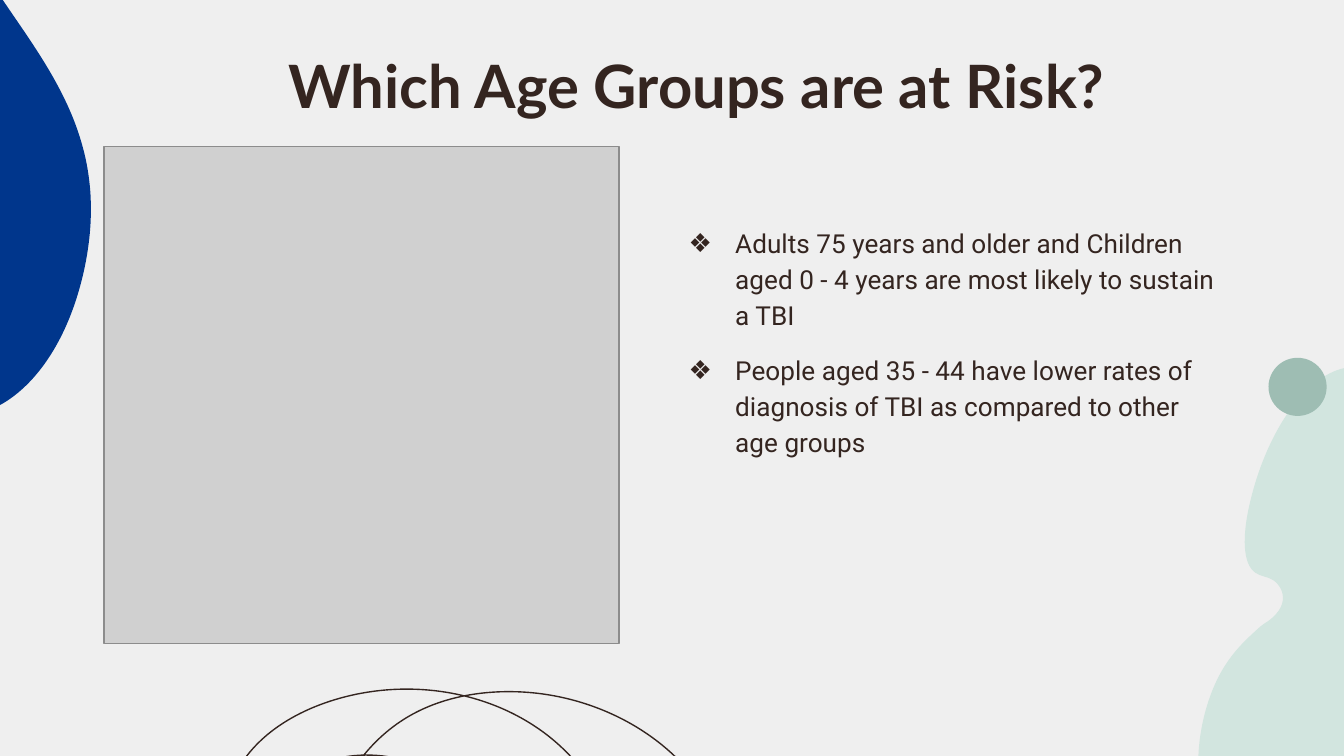
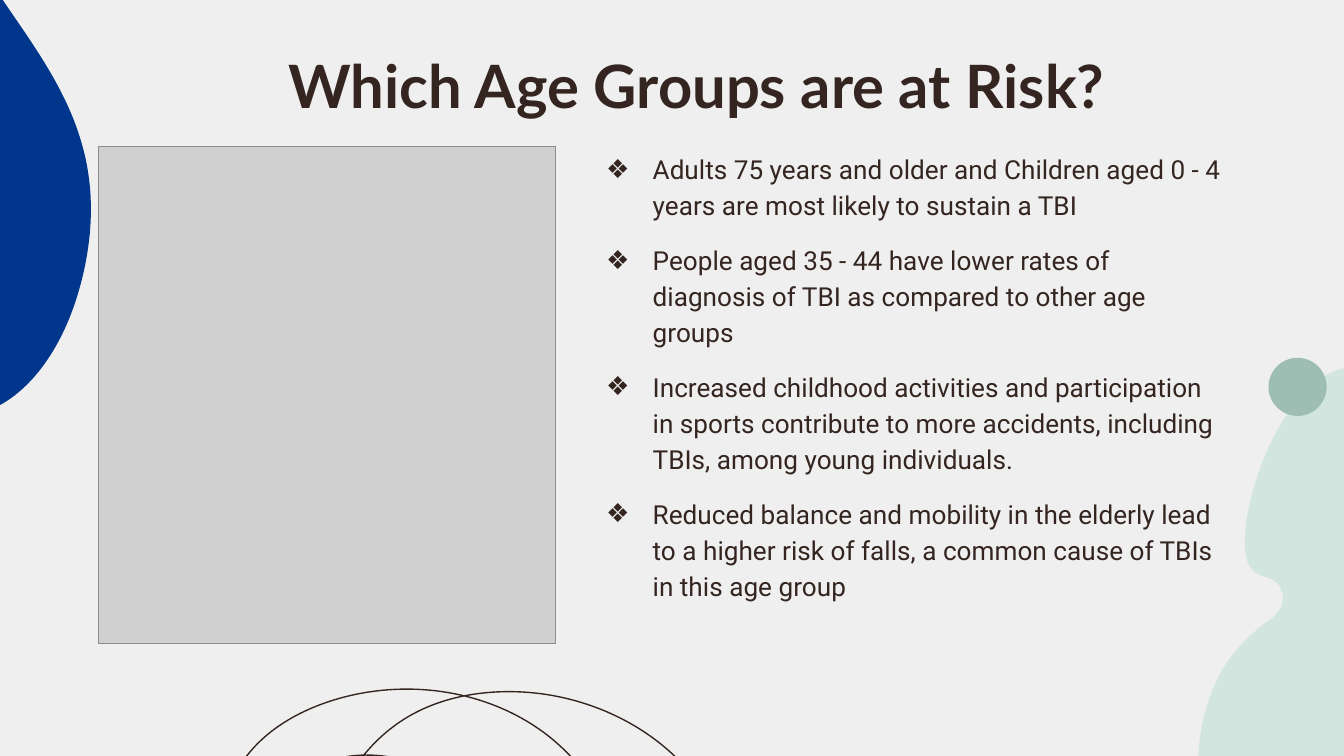
Before and after one commit to Chebet-Mercy/TBI-Traumatic-Brain-Injury, a slide deck: slide 9 of Traumatic Brain Injury.pptx (slide 8 before the commit). Drawn at 1344x756 pixels with LibreOffice and Linux fonts; fonts in the diff are those of the drawing; grey boxes stand for pictures. Boxes give left, top, right and bottom in pixels: in the first picture for what was removed or moved away, otherwise in the second. Text is boxed around its words. In the diff, an @@ line names an element or a change of style, - is before the commit and + after.

```diff
--- a/Traumatic Brain Injury.pptx
+++ b/Traumatic Brain Injury.pptx
@@ picture: place and size @@
-picture at (103, 146, 618, 644)
+picture at (98, 146, 555, 644)
@@ subtitle "Adults 75 years and older ...": place and size @@
-subtitle "Adults 75 years and older ..." at (735, 233, 1214, 458)
+subtitle "Adults 75 years and older ..." at (653, 159, 1220, 602)
@@ subtitle at (653, 377, 1213, 602): paragraphs added @@
+❖ Increased childhood activities and participation in sports contribute to more accidents, including TBIs, among young individuals.
+❖ Reduced balance and mobility in the elderly lead to a higher risk of falls, a common cause of TBIs in this age group
```
Also in this commit, not shown: 5 other slides changed, 4 slides added, 4 slides removed.
